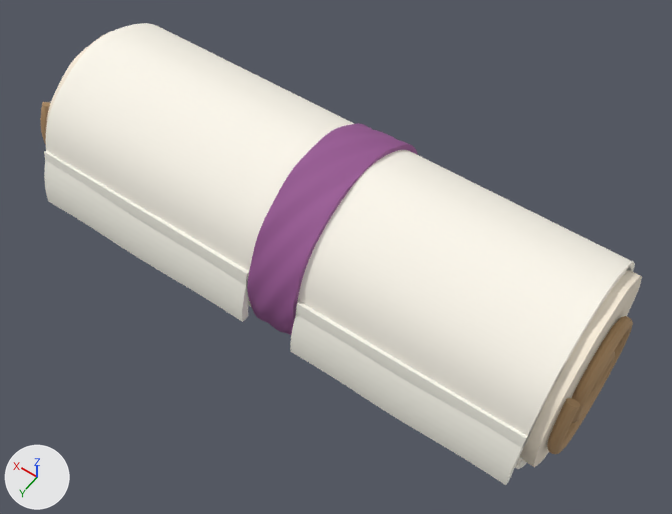
Two versions of the FBX model research/private/remc2-unity-native/Assets/Resources/ModernExperienceScroll/ExperienceScroll.fbx, one commit apart.
Camera for both pictures: a 50 mm lens placed at (-1.6, 2.15, 3.71), pointed at (-0.11, 0.06, 0.42). The axes (+X, +Y, +Z) are drawn at lower left. The lights are the same throughout. The older version comes first.

Objects in the first picture: 'Back loose parchment left', 'Back loose parchment right', 'Central violet binding', 'Left rolled spiral', 'Outer parchment top fold', 'Parchment body', 'Top paper lip left', 'Top paper lip right' and 2 more.
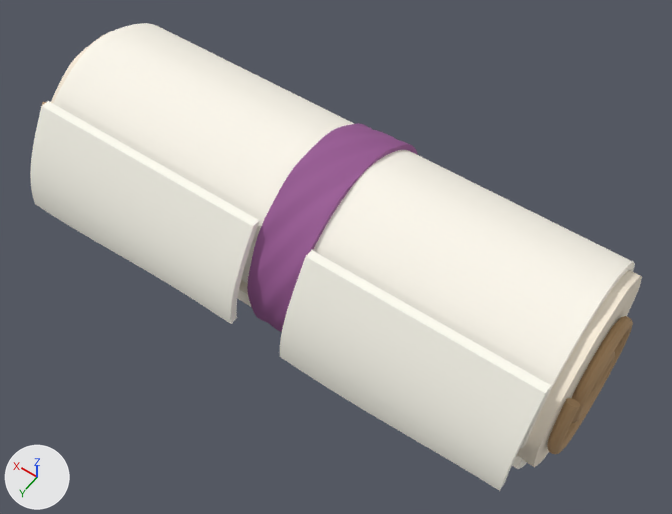
The edits, one by one:
me_back_loose_parchment_left is used by ob_back_loose_parchment_left; location (0.0, 0.0, 0.0).
me_back_loose_parchment_left had 1122 vertices, 1120 faces and spanned x -1.25..-0.21, y 0.25..0.53, z 0.334..0.86.
me_back_loose_parchment_left now has 1122 vertices, 1120 faces and spans x -1.25..-0.21, y 0.36..0.6, z 0.382..0.86.
me_back_loose_parchment_left part 2: 1122 of 1122 vertices moved; they spanned x -1.25..-0.21, y 0.25..0.53, z 0.334..0.86 and now span x -1.25..-0.21, y 0.36..0.6, z 0.382..0.86; mean shift (0.0, 0.085, 0.028).
me_back_loose_parchment_right is used by ob_back_loose_parchment_right; location (0.0, 0.0, 0.0).
me_back_loose_parchment_right had 1122 vertices, 1120 faces and spanned x 0.05..1.25, y 0.25..0.53, z 0.334..0.86.
me_back_loose_parchment_right now has 1122 vertices, 1120 faces and spans x 0.05..1.25, y 0.36..0.6, z 0.382..0.86.
me_back_loose_parchment_right part 1: 1122 of 1122 vertices moved; they spanned x 0.05..1.25, y 0.25..0.53, z 0.334..0.86 and now span x 0.05..1.25, y 0.36..0.6, z 0.382..0.86; mean shift (0.0, 0.085, 0.03).
Object 'Top paper lip left' (ob_top_paper_lip_left) is deleted.
Object 'Top paper lip right' (ob_top_paper_lip_right) is deleted.

Changed parts and their boxes [x1, y1, x2, y2] in the pictures (672 x 514 px):
'Back loose parchment left', reshaped
    before: [290, 315, 564, 485]
    after: [280, 250, 551, 491]
'Back loose parchment right', reshaped
    before: [44, 161, 249, 322]
    after: [30, 101, 259, 324]
'Top paper lip left', deleted
    before: [296, 301, 531, 448]
'Top paper lip right', deleted
    before: [44, 151, 249, 286]
